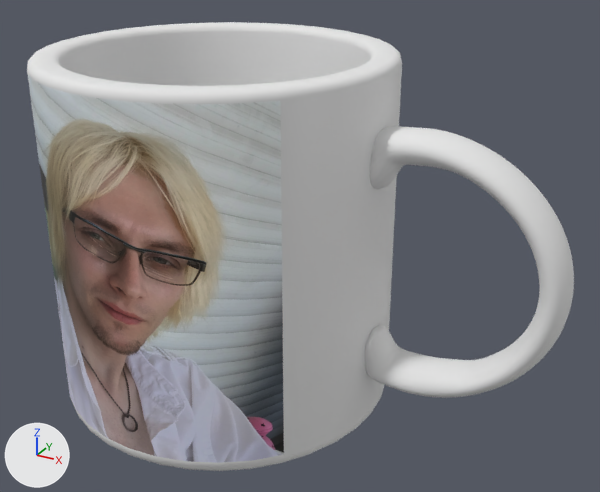
Two versions of the FBX model raw/models/mansion_mug_face.fbx, one commit apart.
Camera for both pictures: a 50 mm lens placed at (0.166, -0.243, 0.188), pointed at (0.033, 0.0, 0.067). Arrows for +X, +Y and +Z are at lower left; the lights stay in place. Where no turn or scale is listed for an object, it has been applied to the vertices.

In view in the first picture: 'CoffeeCup'.
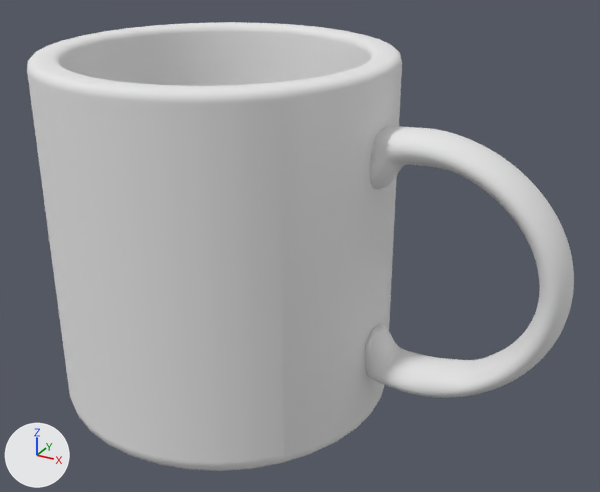
Boxes [x1, y1, x2, y2] around the edits, measured in the pictures (600 x 492 px):
part 1 of me_coffeecup, recoloured
    both: [27, 73, 284, 463]

Edits to the bpy script that builds the scene:
```text
Add mat_materials_mansion_mug_side0:
    mat_materials_mansion_mug_side0 = principled_material('materials/mansion_mug_side0')
    mat_materials_mansion_mug_side0.base_color = (0.8, 0.8, 0.8)  # white #e7e7e7
    mat_materials_mansion_mug_side0.roughness = 1.0
Add mat_materials_mansion_mug_side1:
    mat_materials_mansion_mug_side1 = principled_material('materials/mansion_mug_side1')
    mat_materials_mansion_mug_side1.base_color = (0.8, 0.8, 0.8)  # white #e7e7e7
    mat_materials_mansion_mug_side1.roughness = 1.0
Change me_coffeecup:
    where me_coffeecup.from_pydata(...)  # 3436 vertices, 3424 faces; spans x -0.064..0.129, y -0.064..0.064, z 0.001..0.134
    used by ob_coffeecup; location = (0.0, 0.0, 0.0)
    me_coffeecup part 1: all 30 faces that had it switch from mat_me (picture img_05_07_2015_jpg) to mat_materials_mansion_mug_side0 (white #e7e7e7)
    remove me_coffeecup.materials.append(mat_me2)  # picture img_img_0789_ps_jpg
    add me_coffeecup.materials.append(mat_materials_mansion_mug_side1)  # white #e7e7e7
```
